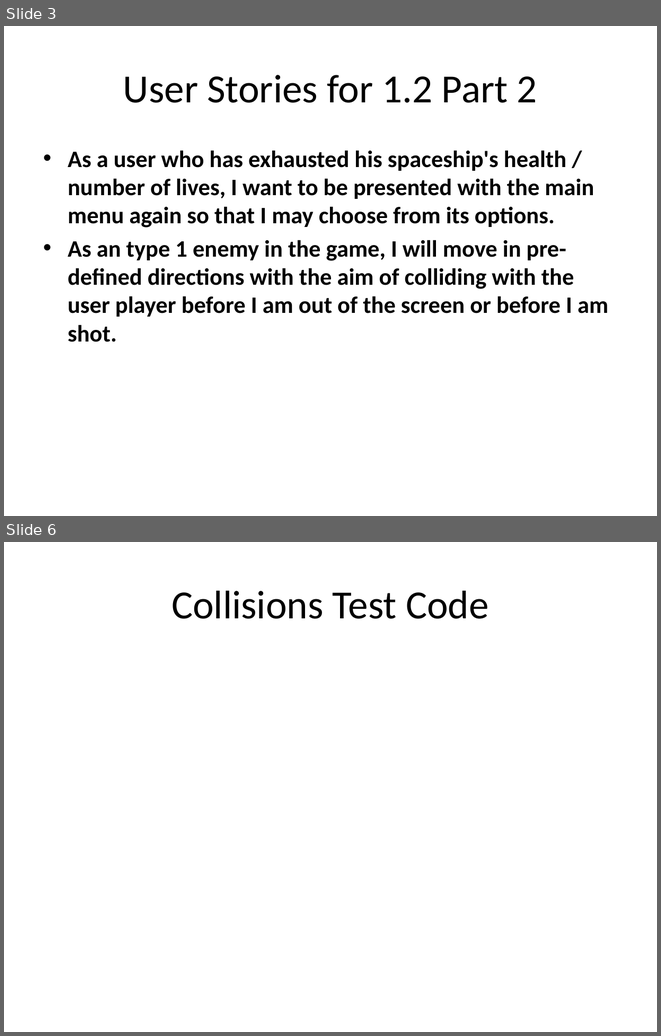
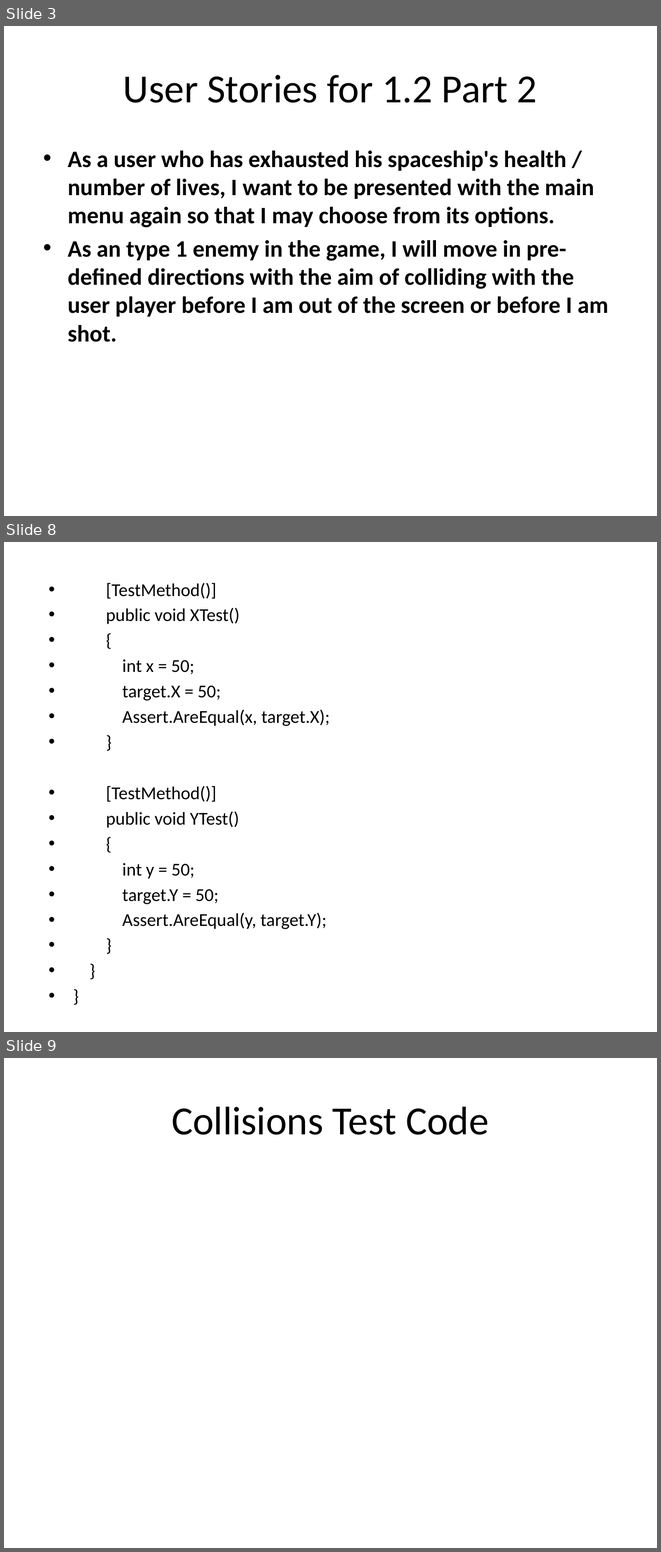
Before and after one commit to csce3513/Team15, a slide deck: Project Starfighter 1.2.pptx. Shown one above the other, each under a label of ours: slides 3 and 6 before the commit, slides 3, 8 and 9 after it; the slides between them are not shown. The pictures are 661x1036 and 661x1552 pixels, drawn with LibreOffice and Linux fonts; fonts in the diff are those of the drawing; background and template pictures are left out. Boxes give left, top, right and bottom in pixels: in the first picture for what was removed or moved away, otherwise in the second. Text is boxed around its words. In the diff, an @@ line names an element or a change of style, - is before the commit and + after.

```diff
--- a/Project Starfighter 1.2.pptx
+++ b/Project Starfighter 1.2.pptx
@@ slide 8 added at <box>4,542,657,1032</box>, background picture (left out) @@
@@ text added at <box>106,583,330,929</box>, 20 pt, text #000000 @@
+• [TestMethod()]
+• public void XTest()
+• {
+• int x = 50;
+• target.X = 50;
+• Assert.AreEqual(x, target.X);
+• }
+• [TestMethod()]
+• public void YTest()
+• {
+• int y = 50;
+• target.Y = 50;
+• Assert.AreEqual(y, target.Y);
+• }
+• }
+• }
@@ what was slide 6 is now slide 9 @@
```
Also in this commit, not shown: 3 slides changed, 3 other slides added, 4 slides removed, 46 other files.
